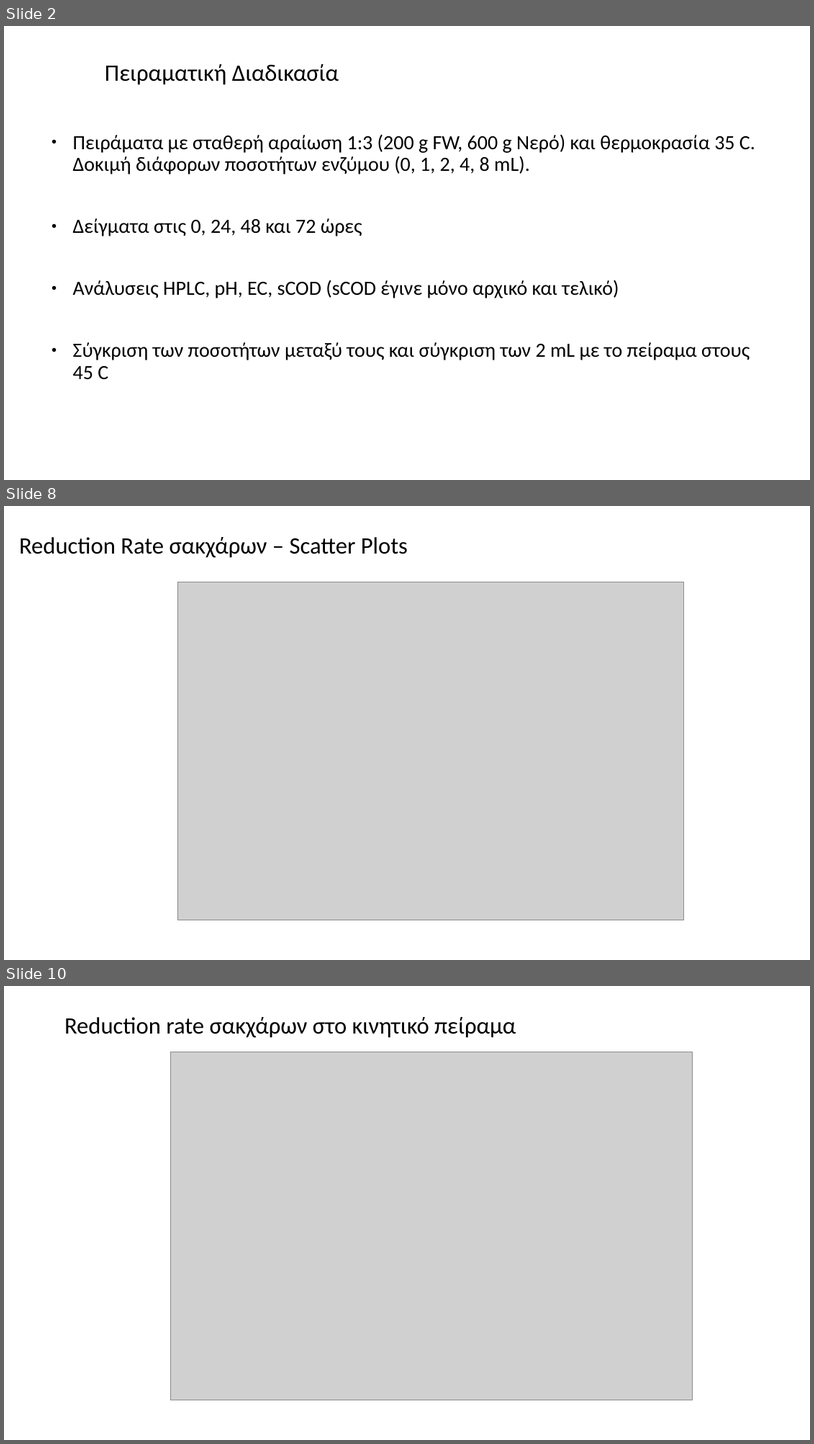
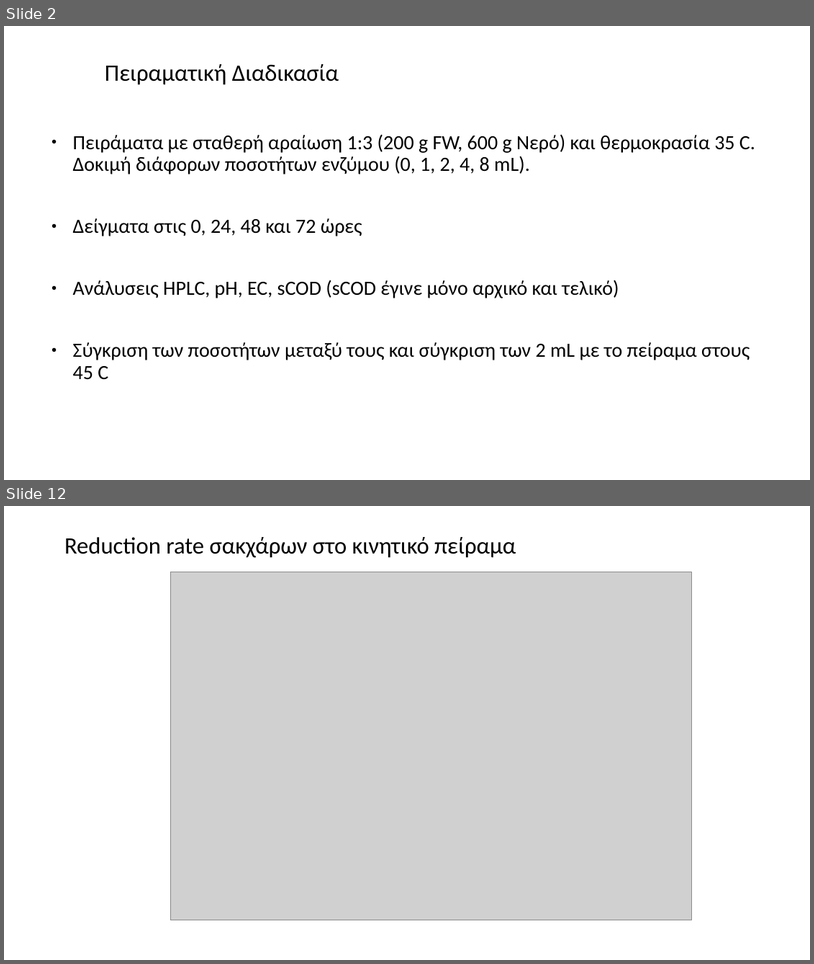
Before and after one commit to Vidianos-Giannitsis/masters-thesis, a slide deck: Reports/lab_scale_SSF_trial_2.pptx. Shown one above the other, each under a label of ours: slides 2, 8 and 10 before the commit, slides 2 and 12 after it; the slides between them are not shown. The pictures are 814x1444 and 814x964 pixels, drawn with LibreOffice and Linux fonts; fonts in the diff are those of the drawing; grey boxes stand for pictures. Boxes give left, top, right and bottom in pixels: in the first picture for what was removed or moved away, otherwise in the second. Text is boxed around its words. In the diff, an @@ line names an element or a change of style, - is before the commit and + after.

```diff
--- a/Reports/lab_scale_SSF_trial_2.pptx
+++ b/Reports/lab_scale_SSF_trial_2.pptx
@@ slide 8 removed at bbox=[4, 506, 810, 960], background #FFFFFF @@
@@ title removed at bbox=[19, 537, 408, 558] @@
-Reduction Rate σακχάρων – Scatter Plots
@@ picture removed at bbox=[178, 582, 684, 920] @@
@@ what was slide 10 is now slide 12 @@
```
Also in this commit, not shown: 5 slides changed, 9 slides added, 3 other slides removed, 19 other files.
